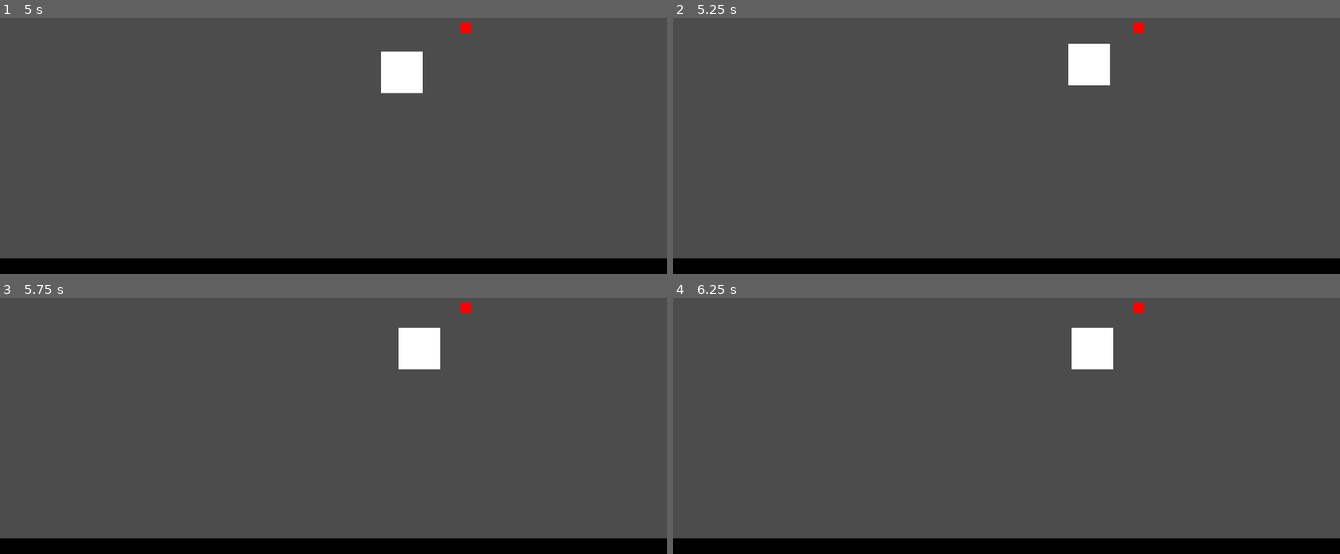
Above: before the commit, frames 1-4 (two rows, left to right).
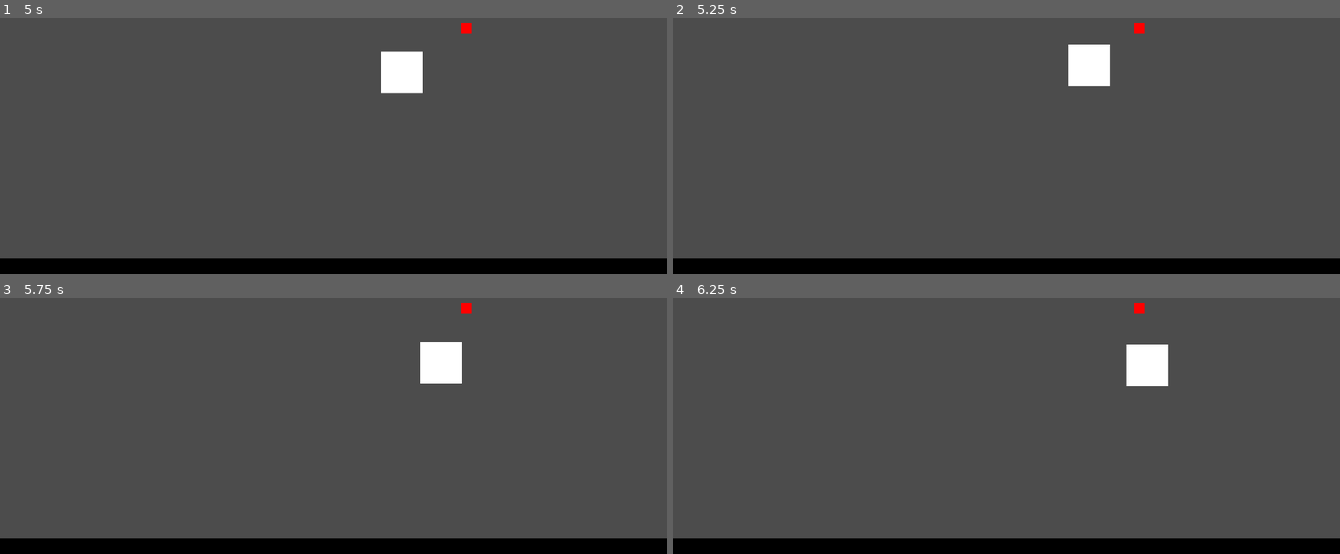
Above: after the commit, the same moments.

Repository: Develarooio/icho-and-falaj
Game: Godot game, scene res://ClaytonDebug/ClaytonsSceneNoGirlsAllowed.tscn
Same seed, same stepped clock (60 frames per second), same inputs: the game is played once before the commit and once after it. The project has no main scene, so this scene is started directly.
Inputs:
- Up to frame 1 (5 s): tap Enter (throw) at 0.5, 1.35, 2.85, 4.35 s; hold Enter (throw) 0.53-1.28 s; hold D (right) 0.53-2.03 s; tap Space (jump) at 0.77, 1.52, 3.02, 3.77, 4.52 s; hold A (left) 2.03-2.78 s; hold Enter (throw) 2.03-2.78 s; hold D (right) 2.78-4.28 s; hold Enter (throw) 3.53-4.28 s; hold A (left) from 4.28 s (still down)
- Up to frame 2 (5.25 s): release A (left) at 5.03 s; hold D (right) from 5.03 s (still down); hold Enter (throw) from 5.03 s (still down)
- Up to frame 3 (5.75 s): keep holding D (right); keep holding Enter (throw)
- Up to frame 4 (6.25 s): release D (right) at 5.78 s; release Enter (throw) at 5.78 s; hold A (left) from 5.78 s (still down); tap Enter (throw) at 5.85 s; tap Space (jump) at 6.02 s

Frame 1 is identical in both runs. In frame 2, less than 0.1% of the frame differs, in the area x 59-66%, y 10-27%; in frame 3, 1.4%; in frame 4, 2.1%, in the area x 59-75%, y 11-35%.

Commit message:
still verrry rudimentary, with verrry rudimentary gravity contribution to swing

Diff:
--- a/Arms.gd
+++ b/Arms.gd
@@ -15,7 +15,6 @@
 	if grabbed:
 		$AnimationPlayer.stop()
 		rotation = global_position.angle_to(get_grab_point())
-		print(rotation)
 
 func throw(direction):
 	if direction == -1:
@@ -26,7 +25,7 @@
 func set_grabbed(booly):
 	grabbed = booly
 
-func get_arm_length():
+func get_max_arm_length():
 	return $Grabray.cast_to.y
 
 func get_grab_point():
--- a/Falaj/Falaj.gd
+++ b/Falaj/Falaj.gd
@@ -8,10 +8,10 @@
 export var air_friction = .4
 export var accel = 300
 var direction = 0
-var arm_length
+var max_arm_length
 
 func _ready():
-	arm_length = $Arms.get_arm_length()
+	max_arm_length = $Arms.get_max_arm_length()
 
 func _physics_process(delta):
 	if !$Arms.grabbed:
@@ -22,9 +22,16 @@
 
 func swing():
 	var grab_point = $Arms.get_grab_point()
-	print(grab_point)
 	var arm_vector = grab_point - global_position
-	current_speed = (arm_vector.tangent()*Vector2(-1,-1)).normalized()*Vector2(current_speed.x, current_speed.x)
+	var tangent_vector = arm_vector.tangent().normalized()*-1
+	var normalized_gravity = Vector2(0,gravity).normalized()
+	var gravity_contribution = tangent_vector.normalized().dot(normalized_gravity)
+	#What if we hit it from above somehow?
+	current_speed = tangent_vector*current_speed.x
+	current_speed += Vector2(gravity_contribution*20,gravity_contribution*20)
+	print(gravity_contribution)
+	print('-----')
+	print(current_speed)
 	move_and_slide(current_speed, UP)
 
 func throw():
